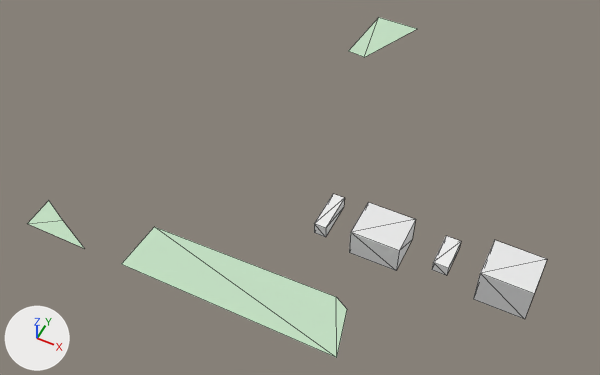
The glTF model white-model-six-districts/chunks/129_79_mid.glb: old version first, new version second.
One viewpoint serves both versions: a camera (50 mm lens) standing at (5014.0, 10624.0, 672.0) and looking at (4732.0, 11190.0, -35.0). The axes (+X, +Y, +Z) are drawn at lower left. The lights are the same throughout. The first picture is the older version. Mesh edges are drawn as thin lines. Vertices at exactly the same position are counted once.

Before the edit, the objects in view are built like this:
```python
me_mesh_0 = bpy.data.meshes.new('Mesh_0')
me_mesh_0.from_pydata(...)  # 45 vertices, 47 faces; spans x 4500.0..5011.0, y 11000.0..11500.0, z -19.0..26.0
me_mesh_0.materials.append(mat_material_0)
ob_mesh_0 = bpy.data.objects.new('Mesh_0', me_mesh_0)
ob_mesh_0.location = (0.0, 0.0, 0.0)
```
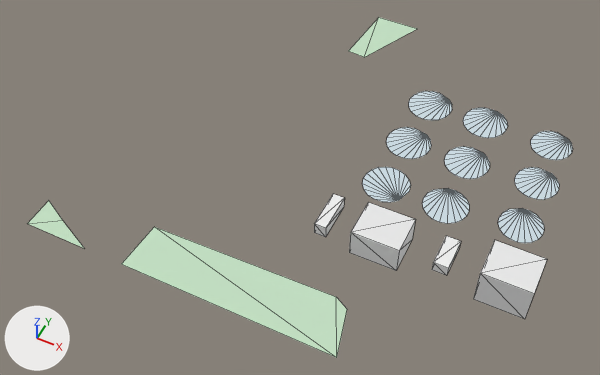
What differs and where, as boxes (x1, y1, x2, y2) in the pictures (600 x 375 px):
'Mesh_0', reshaped: before (27, 17, 547, 358); after (27, 17, 573, 358)
part 1 of me_mesh_0, added: after (362, 91, 573, 243)

The change in detail:
me_mesh_0 is used by ob_mesh_0; location (0.0, 0.0, 0.0).
me_mesh_0 had 45 vertices, 47 faces and spanned x 4500.0..5011.0, y 11000.0..11500.0, z -19.0..26.0.
me_mesh_0 now has 207 vertices, 191 faces and spans x 4500.0..5011.0, y 11000.0..11500.0, z -19.0..26.0.
Part 1, on me_mesh_0:
141 vertices are added at x 4794.0..4998.0, y 11197.0..11392.0, z -18.0..-16.0.
6 new vertices lie (6.0, -5.0, 0.0) away from vertices in x 4802.0..4984.0, y 11217.0..11350.0, z -17.0..-16.0.
5 new vertices lie (7.0, 5.0, 0.0) away from vertices in x 4803.0..4903.0, y 11200.0..11343.0, z -18.0..-17.0.
5 new vertices lie (4.0, 7.0, 0.0) away from vertices in x 4796.0..4992.0, y 11215.0..11375.0, z -18.0..-17.0.
5 new vertices lie (0.0, 8.0, 0.0) away from vertices in x 4795.0..4998.0, y 11219.0..11291.0, z -18.0..-17.0.
144 new faces join them.
